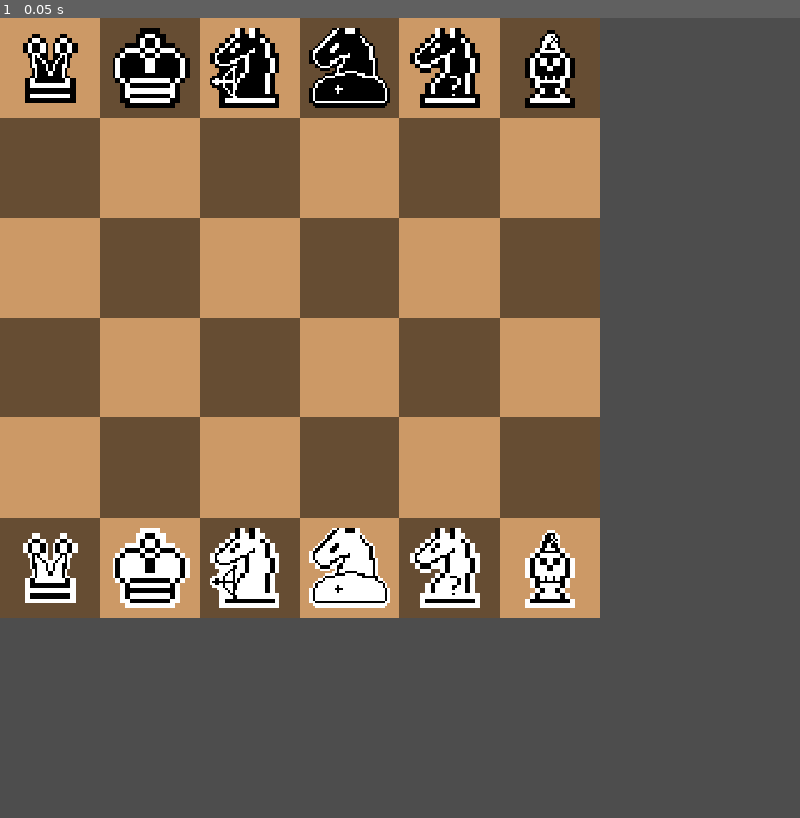
Above: before the commit, frame 1.
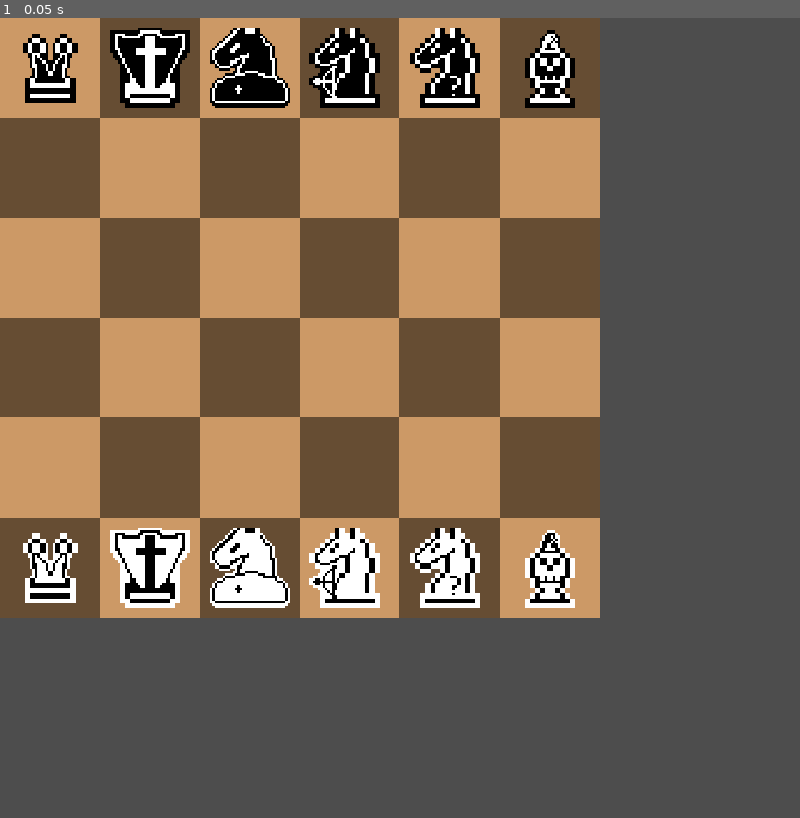
Above: after the commit, the same moment.

Repository: Wyadox/TurnBasedLite
Game: Godot game, scene res://scenes/game.tscn
The game is run twice, just before and just after one commit, with the same random seed, the same clock (stepped at 60 frames per second) and the same inputs.
Inputs:
- Up to frame 1 (0.05 s): no input

The runs differ from the first frame. In frame 1, 2.0% of the frame differs, in the area x 13-49%, y 1-74%.

Commit message:
Added shield king and exploding bishop pieces. Now tracks if a shield king is alive.

Diff:
--- a/chess-game/scripts/board.gd
+++ b/chess-game/scripts/board.gd
@@ -57,7 +57,7 @@
 		)
 		pieces.append(white_piece)
 
-		if piece_type == Globals.PIECE_TYPES.KING:
+		if piece_type == Globals.PIECE_TYPES.SHIELD_KING:
 			register_king(white_piece_pos, Globals.COLORS.WHITE)
 			register_king(black_piece_pos, Globals.COLORS.BLACK)
 
@@ -145,6 +145,28 @@
 			return
 	return cur_pos if not threat_only else null
 
+func spot_search_protect(
+	own_color,
+	cur_x, cur_y,
+	inc_x, inc_y,
+	threat_only = false, free_only = false
+):
+	# Do a single move and check if move is valid or threatens a piece
+	cur_x += inc_x
+	cur_y += inc_y
+
+	if cur_x >= 6 or cur_x < 0 or cur_y >= 6 or cur_y < 0:
+		return
+
+	var cur_pos = Vector2(cur_x, cur_y)
+	var cur_piece = get_piece(cur_pos)
+
+	if cur_piece != null:
+		if free_only:
+			return
+		return cur_pos if cur_piece.color == own_color else null
+	return cur_pos if not threat_only else null
+
 func clone():
 	var board = self.duplicate()
 	for i in range(len(pieces)):
--- a/chess-game/scripts/game.gd
+++ b/chess-game/scripts/game.gd
@@ -5,6 +5,8 @@
 var player_color;
 var status; # who is playing
 var player2_type; # Where AI or Human is playinh
+var white_shield_king_alive = false
+var black_shield_king_alive = false
 
 # To drag piece
 var is_dragging: bool;
@@ -59,6 +61,12 @@
 	player_color = Globals.COLORS.WHITE
 	status = Globals.COLORS.WHITE
 	player2_type = Globals.PLAYER_2_TYPE.HUMAN
+	# Check to see if either player has a shield king, and mark it alive if it does.
+	for piece in board.pieces:
+		if piece.piece_type == Globals.PIECE_TYPES.SHIELD_KING && piece.color == Globals.COLORS.WHITE:
+			white_shield_king_alive = true
+		if piece.piece_type == Globals.PIECE_TYPES.SHIELD_KING && piece.color == Globals.COLORS.BLACK:
+			black_shield_king_alive = true
 	#player2_type = Globals.PLAYER_2_TYPE.AI
 
 func get_pos_under_mouse():
@@ -80,31 +88,39 @@
 			if dest_piece.piece_type == Globals.PIECE_TYPES.TROJAN_HORSE:
 				dest_piece.trojan_spawn(dest_piece.color)
 			if dest_piece.piece_type == Globals.PIECE_TYPES.EXPLODING_BISHOP:
-				for position in dest_piece.bishop_explode():
+				for position in dest_piece.bishop_explode_positions():
 					piece_around = board.get_piece(position)
 					if piece_around != null:
 						board.delete_piece(piece_around)
 				if selected_piece.piece_type != Globals.PIECE_TYPES.HORSE_ARCHER:
 					board.delete_piece(selected_piece)
 			if selected_piece.piece_type == Globals.PIECE_TYPES.EXPLODING_BISHOP:
-				for position in dest_piece.bishop_explode():
+				for position in dest_piece.bishop_explode_positions():
 					piece_around = board.get_piece(position)
+					if piece_around != null and piece_around.piece_type == Globals.PIECE_TYPES.SHIELD_KING:
+						board.delete_piece(piece_around)
+						board.delete_piece(selected_piece)
+						end_turn()
+						return true
+				for pos in dest_piece.bishop_explode_positions():
+					piece_around = board.get_piece(pos)
 					if piece_around != null:
 						board.delete_piece(piece_around)
-				board.delete_piece(selected_piece)
+					board.delete_piece(selected_piece)
 			board.delete_piece(dest_piece)
 			selected_piece.move_position(selected_piece.board_position)
 			if selected_piece.piece_type == Globals.PIECE_TYPES.HORSE_ARCHER:
 				is_shooting = true
 		if is_shooting == false:
-			print(selected_piece.board_position - to_move)
+			#print(selected_piece.board_position - to_move)
 			selected_piece.move_position(to_move)
 			if selected_piece.piece_type == Globals.PIECE_TYPES.STUN_KNIGHT:
 				for space in selected_piece.get_stun_positions():
 					var piece = board.get_piece(space)
 					if piece != null:
 						piece.stun_counter = 2
-
+		if selected_piece.piece_type == Globals.PIECE_TYPES.SHIELD_KING:
+			board.register_king(selected_piece.board_position, selected_piece.color)
 		# - change currnet status of active color
 		#status = Globals.COLORS.BLACK if status == Globals.COLORS.WHITE else Globals.COLORS.WHITE
 		end_turn()
@@ -114,6 +130,8 @@
 func valid_move(from_pos, to_pos):
 	var board_copy = board.clone()
 	var src_piece = board_copy.get_piece(from_pos)
+	var shield_king_position
+	var shield_king
 
 	# If we cannot move to threatend or moveable position
 	if(
@@ -123,17 +141,25 @@
 	):
 		return false
 
+	if status == Globals.COLORS.WHITE && black_shield_king_alive:
+		shield_king_position = board.black_king_pos
+		shield_king = board_copy.get_piece(shield_king_position)
+	elif status == Globals.COLORS.BLACK && white_shield_king_alive:
+		shield_king_position = board.white_king_pos
+		shield_king = board_copy.get_piece(shield_king_position)
+	if src_piece.piece_type != Globals.PIECE_TYPES.EXPLODING_BISHOP && shield_king != null:
+		for position in shield_king.shield_king_protect_positions():
+			print(position)
+			if board_copy.get_piece(position) != null && position == to_pos:
+				return false
+
+
 	var dst_piece = board_copy.get_piece(to_pos)
 	if dst_piece != null:
 		board_copy.delete_piece(dst_piece)
 	src_piece.move_position(to_pos)
 
-	# Check whether there is no check threaten the color
-	#for piece in board_copy.pieces:
-		#if status == Globals.COLORS.BLACK and board_copy.black_king_pos in piece.get_threatened_positions():
-			#return false
-		#if status == Globals.COLORS.WHITE and board_copy.white_king_pos in piece.get_threatened_positions():
-			#return false
+
 
 	return true
 
@@ -141,6 +167,9 @@
 func get_valid_moves():
 	# Get possible moves for current player
 	var valid_moves = []
+#	var shield_king_position
+#	var shield_king
+
 	for piece in board.pieces:
 		if piece.color == status:
 			var candi_pos = piece.get_moveable_positions()
@@ -150,6 +179,18 @@
 			for pos in candi_pos:
 				if valid_move(piece.board_position, pos):
 					valid_moves.append([piece, pos])
+#		if status == Globals.COLORS.WHITE && black_shield_king_alive:
+#			shield_king_position = board.black_king_pos
+#			shield_king = board.get_piece(shield_king_position)
+#		elif status == Globals.COLORS.BLACK && white_shield_king_alive:
+#			shield_king_position = board.white_king_pos
+#			shield_king = board.get_piece(shield_king_position)
+#		if piece.piece_type != Globals.PIECE_TYPES.EXPLODING_BISHOP && shield_king != null:
+#			for move in valid_moves:
+#				for position in shield_king.shield_king_protect_positions():
+#					var index = valid_moves.find(move)
+#					if valid_moves[index][1] == position:
+#						valid_moves.remove_at(index)
 	return valid_moves
 
 func unique(arr: Array) -> Array:
--- a/chess-game/scripts/globals.gd
+++ b/chess-game/scripts/globals.gd
@@ -75,9 +75,9 @@
 
 const INITIAL_PIECE_SET_SINGLE = [
 	[PIECE_TYPES.MITOSIS_PAWN, 0, 0],
-	[PIECE_TYPES.KING, 1, 0],
-	[PIECE_TYPES.HORSE_ARCHER, 2, 0],
-	[PIECE_TYPES.STUN_KNIGHT, 3, 0],
+	[PIECE_TYPES.SHIELD_KING, 1, 0],
+	[PIECE_TYPES.STUN_KNIGHT, 2, 0],
+	[PIECE_TYPES.HORSE_ARCHER, 3, 0],
 	[PIECE_TYPES.TROJAN_HORSE, 4, 0],
 	[PIECE_TYPES.EXPLODING_BISHOP, 5, 0]
 ]
--- a/chess-game/scripts/piece.gd
+++ b/chess-game/scripts/piece.gd
@@ -113,6 +113,7 @@
 		Globals.PIECE_TYPES.STUN_KNIGHT: return knight_threat_pos()
 		Globals.PIECE_TYPES.TROJAN_HORSE: return knight_threat_pos()
 		Globals.PIECE_TYPES.EXPLODING_BISHOP: return bishop_threat_pos()
+		Globals.PIECE_TYPES.SHIELD_KING: return king_threat_pos()
 		_: return []
 
 func get_threatened_positions():
@@ -129,6 +130,7 @@
 		Globals.PIECE_TYPES.STUN_KNIGHT: return knight_threat_pos()
 		Globals.PIECE_TYPES.TROJAN_HORSE: return knight_threat_pos()
 		Globals.PIECE_TYPES.EXPLODING_BISHOP: return bishop_threat_pos()
+		Globals.PIECE_TYPES.SHIELD_KING: return king_threat_pos()
 		_: return []
 
 
@@ -344,7 +346,7 @@
 		)
 
 const BISHOP_EXPLODE_INCREMENT = [[1, -1], [1, 0], [1, 1], [0, 1], [-1, 1], [-1, 0], [-1, -1], [0, -1]]
-func bishop_explode():
+func bishop_explode_positions():
 	var positions = []
 	for inc in BISHOP_EXPLODE_INCREMENT:
 		var pos = board_handle.spot_search_explode(
@@ -354,3 +356,16 @@
 		if pos != null:
 			positions.append(pos)
 	return positions
+
+const SHIELD_KING_PROTECT_INCREMENTS = [[1, -1], [1, 0], [1, 1], [0, 1], [-1, 1], [-1, 0], [-1, -1], [0, -1]]
+func shield_king_protect_positions():
+	var positions = []
+	for inc in SHIELD_KING_PROTECT_INCREMENTS:
+		var pos = board_handle.spot_search_protect(
+			color,
+			board_position[0], board_position[1],
+			inc[0], inc[1]
+		)
+		if pos != null:
+			positions.append(pos)
+	return positions
